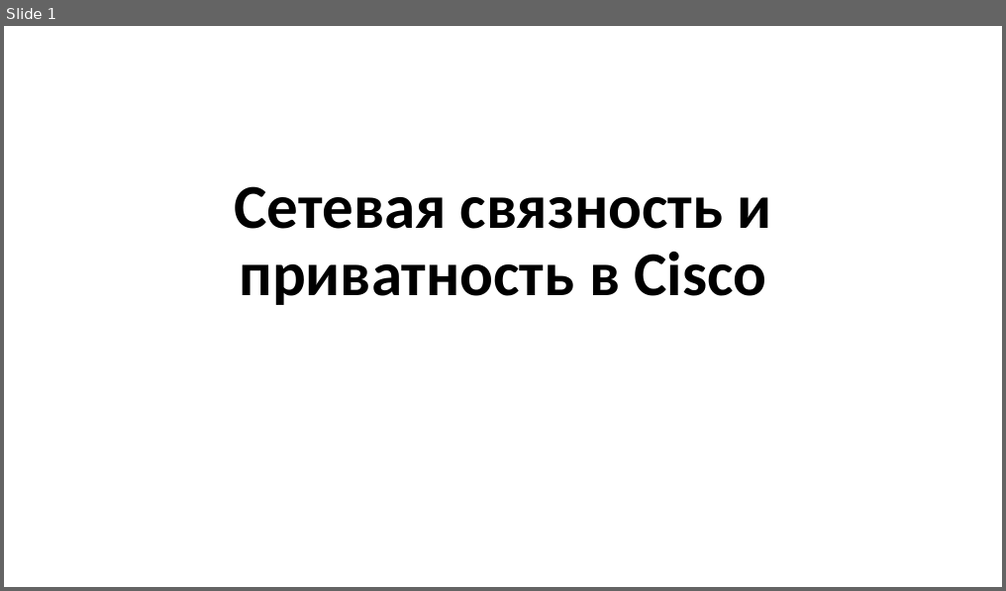
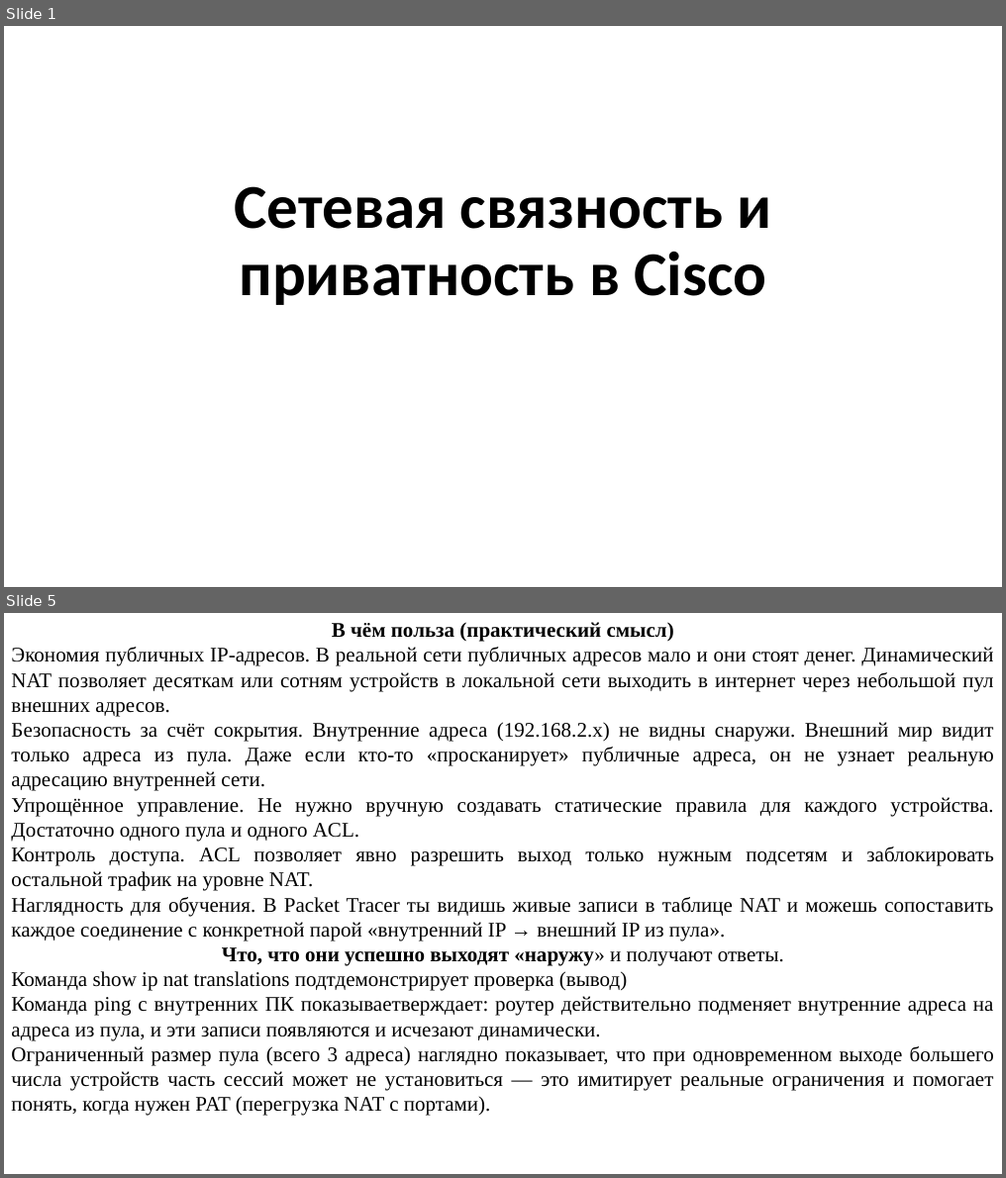
Before and after one commit to mbdatateach/site, a slide deck: АИС/практики/АИС Практика 10.pptx. Shown one above the other, each under a label of ours: slide 1 before the commit, slides 1 and 5 after it; the slides between them are not shown. The pictures are 1006x591 and 1006x1178 pixels, drawn with LibreOffice and Linux fonts; fonts in the diff are those of the drawing. Boxes give left, top, right and bottom in pixels: in the first picture for what was removed or moved away, otherwise in the second. Text is boxed around its words. In the diff, an @@ line names an element or a change of style, - is before the commit and + after.

```diff
--- a/АИС/практики/АИС Практика 10.pptx
+++ b/АИС/практики/АИС Практика 10.pptx
@@ slide 5 added at [4, 613, 1002, 1174], background #FFFFFF @@
@@ text added at [11, 622, 994, 1116], 20 pt, text #000000 @@
+В чём польза (практический смысл)
+Экономия публичных IP‑адресов. В реальной сети публичных адресов мало и они стоят денег. Динамический NAT позволяет десяткам или сотням устройств в локальной сети выходить в интернет через небольшой пул внешних адресов.
+Безопасность за счёт сокрытия. Внутренние адреса (192.168.2.x) не видны снаружи. Внешний мир видит только адреса из пула. Даже если кто‑то «просканирует» публичные адреса, он не узнает реальную адресацию внутренней сети.
+Упрощённое управление. Не нужно вручную создавать статические правила для каждого устройства. Достаточно одного пула и одного ACL.
+Контроль доступа. ACL позволяет явно разрешить выход только нужным подсетям и заблокировать остальной трафик на уровне NAT.
+Наглядность для обучения. В Packet Tracer ты видишь живые записи в таблице NAT и можешь сопоставить каждое соединение с конкретной парой «внутренний IP → внешний IP из пула».
+Что, что они успешно выходят «наружу» и получают ответы.
+Команда show ip nat translations подтдемонстрирует проверка (вывод)
+Команда ping с внутренних ПК показываетверждает: роутер действительно подменяет внутренние адреса на адреса из пула, и эти записи появляются и исчезают динамически.
+Ограниченный размер пула (всего 3 адреса) наглядно показывает, что при одновременном выходе большего числа устройств часть сессий может не установиться — это имитирует реальные ограничения и помогает понять, когда нужен PAT (перегрузка NAT с портами).
```
Also in this commit, not shown: 1 slide changed, 5 other slides added, 6 other files.
